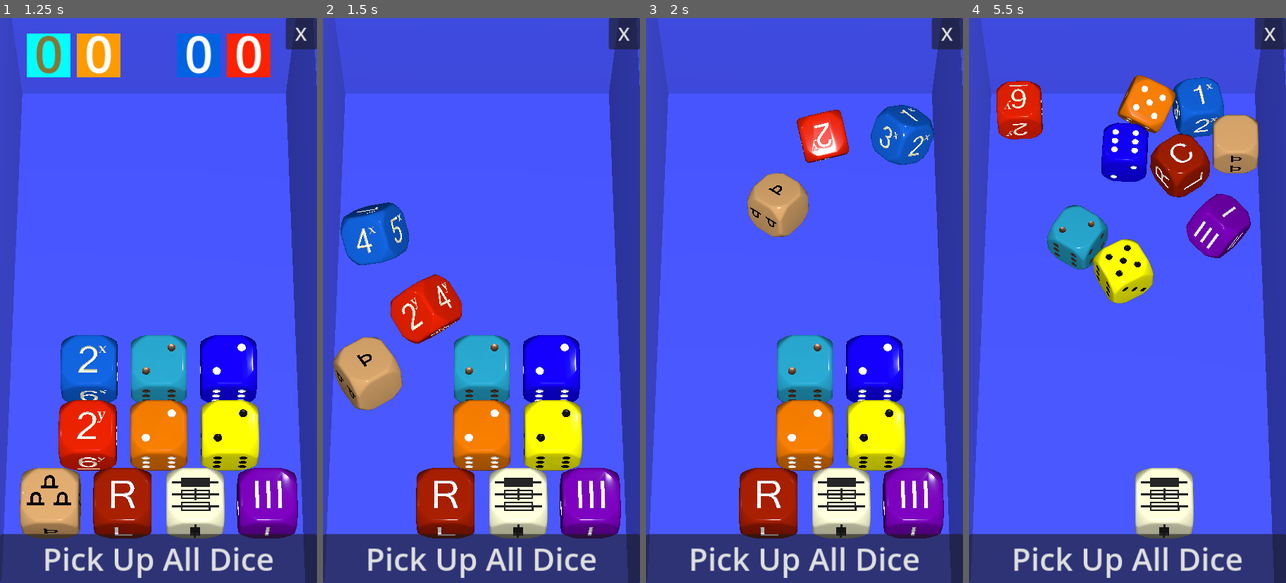
Above: before the commit, frames 1-4 (left to right).
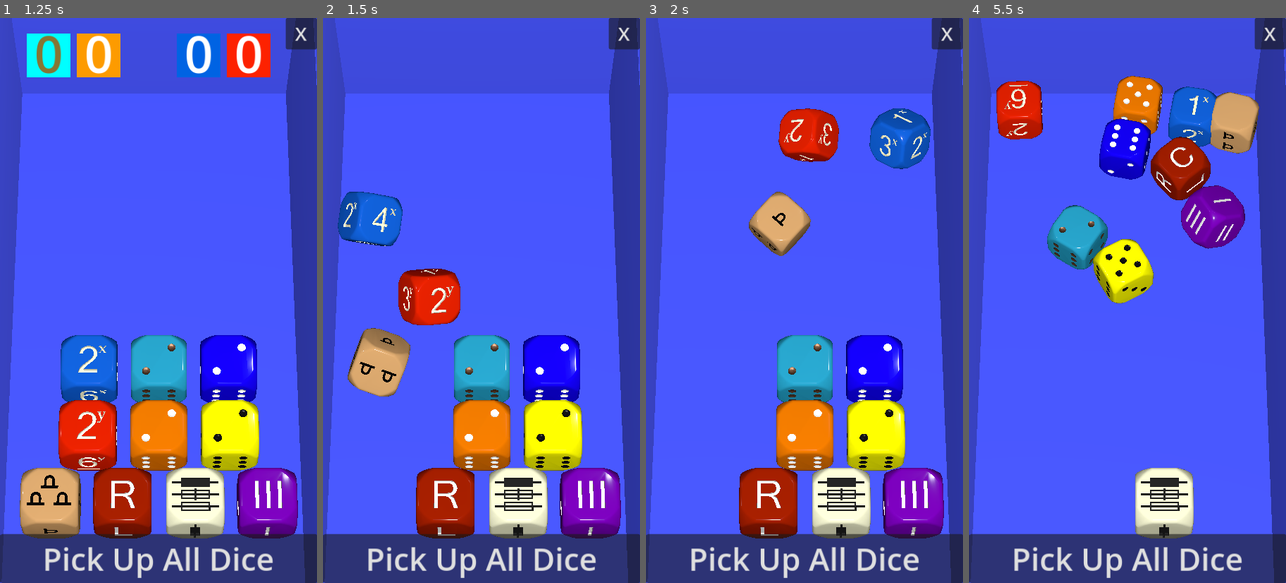
Above: after the commit, the same moments.

Repository: Teufelauto/2D6D-Dice
Game: Godot game, scene res://DiceTrayData/dice_start_menu.tscn
The game is run twice, just before and just after one commit, with the same random seed, the same clock (stepped at 60 frames per second) and the same inputs.
Inputs (mouse positions are in pixels of both pictures, inside the frame that each line leads up to):
- Up to frame 1 (1.25 s): click "Play" at 0.5 s
- Up to frame 2 (1.5 s): click (411, 402) at 1.25 s
- Up to frame 3 (2 s): no input
- Up to frame 4 (5.5 s): click (1127, 402) at 2 s; click (1092, 503) at 2.75 s; click (1197, 368) at 3.5 s; click (1197, 430) at 4.25 s; click (1235, 503) at 5 s

Frame 1 is identical in both runs. In frame 2, 5.7% of the frame differs, in the area x 3-44%, y 30-70%; in frame 3, 4.2%; in frame 4, 5.9%, in the area x 8-92%, y 10-51%.

Commit message:
Rotation Lock Provisions
Disabled through 'return' in lock functions. if locks enabled, won't pick up dice.

Diff:
--- a/DiceTrayData/DiceTray.gd
+++ b/DiceTrayData/DiceTray.gd
@@ -45,7 +45,7 @@
 static var secondary_die_int : int = 0
 static var d3_die_int : int = 0
 
-@export var dice_in_home_position : bool = true
+
 
 signal resize_room_rectangle(x_size,y_size) # report room dimensions to drawing funcion
 signal clear_room_rectangle() # report to make invisible
@@ -113,7 +113,7 @@
 
 
 func _on_die_double_roll_started():
-	dice_in_home_position = false
+
 	_remove_left_dice_scoreboard() # clear the old results
 	if room_size_rolled_doubles_bool:
 		center_result_label.text = ""
@@ -126,27 +126,27 @@
 
 func _on_die_lcr_roll_started():
 	center_result_label.text = ""
-	dice_in_home_position = false
+
 
 
 func _on_die_locked_roll_started():
 	center_result_label.text = ""
-	dice_in_home_position = false
+
 
 
 func _on_die_primary_numbered_roll_started():
 	center_result_label.text = ""
-	dice_in_home_position = false
+
 
 
 func _on_die_secondary_numbered_roll_started():
 	center_result_label.text = ""
-	dice_in_home_position = false
+
 
 
 func _on_die_d_3_roll_started():
 	center_result_label.text = ""
-	dice_in_home_position = false
+
 
 
 
@@ -158,6 +158,8 @@
 			&& room_size_x_roll_int != 6 && room_size_rolled_doubles_bool == false:
 		center_result_label.text = "Doubles!\nRoll Doubles Dice"
 		room_size_rolled_doubles_bool = true
+
+
 
 	resize_room_rectangle.emit(room_size_x_roll_int,room_size_y_roll_int)
 
--- a/DiceTrayData/Die.gd
+++ b/DiceTrayData/Die.gd
@@ -37,22 +37,28 @@
 
 
 
+func _die_rotation_lock():
+	return # don't do it
+	axis_lock_angular_x = true # prevent being knocked over
+	axis_lock_angular_z = true # prevent being knocked over
 
+func _die_rotation_unlock():
+	return #dont do it
+	axis_lock_angular_x = false # prevent being knocked over
+	axis_lock_angular_z = false # prevent being knocked over
 
 
 func _roll():
-
 	# Reset State
+	_die_rotation_unlock()
 	sleeping = false
 	freeze = false
 
 	transform.origin = start_pos
 	linear_velocity = Vector3.ZERO
 	angular_velocity = Vector3.ZERO
-
 	self.set_collision_layer_value( 2, true)
 	self.set_collision_mask_value( 2, true)
-
 
 	# Clear Roll Results
 	roll_started.emit()
@@ -62,7 +68,6 @@
 	transform.basis = Basis(Vector3.UP, randf_range(0, 2* PI)) * transform.basis
 	transform.basis = Basis(Vector3.FORWARD, randf_range(0, 2* PI)) * transform.basis
 
-
 	# Random Throw Impulse  --- Change vector for direction
 	var throw_vector = Vector3(randf_range(-.4, .4), 0, randf_range(-1, -.8)).normalized()
 	angular_velocity = throw_vector * roll_strength * spin_strength
@@ -70,12 +75,12 @@
 	is_rolling = true
 
 
-
 func _on_sleeping_state_changed():
 	if sleeping:
 		var landed_on_side = false
 		for raycast in raycasts:
 			if raycast.is_colliding():
+				_die_rotation_lock()
 				roll_finished.emit(raycast.opposite_side) # INT   Send out the data!
 				is_rolling = false
 				landed_on_side = true
@@ -88,14 +93,14 @@
 func _return_die():
 
 	# Return the dice to home
+	_die_rotation_unlock()
 	set_collision_layer_value( 2, false)
 	set_collision_mask_value( 2, false)
 	linear_velocity = Vector3.ZERO
 	angular_velocity = Vector3.ZERO
-	transform.origin = start_pos
 	freeze = true
 	sleeping = true
-
+	transform.origin = start_pos
 	# Clear Roll Results
 	roll_started.emit()
 
--- a/dice_world.tscn
+++ b/dice_world.tscn
@@ -274,6 +274,7 @@
 size_flags_horizontal = 0
 size_flags_vertical = 0
 mouse_default_cursor_shape = 2
+action_mode = 0
 flat = true
 
 [node name="XYThrowButton2" type="Button" parent="DiceTray/RoomSizeDice"]
@@ -291,6 +292,7 @@
 size_flags_horizontal = 0
 size_flags_vertical = 0
 mouse_default_cursor_shape = 2
+action_mode = 0
 flat = true
 
 [node name="DoublesDice" type="Node3D" parent="DiceTray"]
@@ -324,6 +326,7 @@
 grow_horizontal = 2
 grow_vertical = 2
 mouse_default_cursor_shape = 2
+action_mode = 0
 flat = true
 
 [node name="RoomExitDirectionDie" type="Node3D" parent="DiceTray"]
@@ -348,6 +351,7 @@
 grow_horizontal = 2
 grow_vertical = 2
 mouse_default_cursor_shape = 2
+action_mode = 0
 flat = true
 
 [node name="ExitLockCheckDie" type="Node3D" parent="DiceTray"]
@@ -373,6 +377,7 @@
 grow_horizontal = 2
 grow_vertical = 2
 mouse_default_cursor_shape = 2
+action_mode = 0
 flat = true
 
 [node name="PrimaryDie" type="Node3D" parent="DiceTray"]
@@ -397,6 +402,7 @@
 grow_horizontal = 2
 grow_vertical = 2
 mouse_default_cursor_shape = 2
+action_mode = 0
 flat = true
 
 [node name="SecondaryDie" type="Node3D" parent="DiceTray"]
@@ -421,6 +427,7 @@
 grow_horizontal = 2
 grow_vertical = 2
 mouse_default_cursor_shape = 2
+action_mode = 0
 flat = true
 
 [node name="D3Die" type="Node3D" parent="DiceTray"]
@@ -446,6 +453,7 @@
 grow_horizontal = 2
 grow_vertical = 2
 mouse_default_cursor_shape = 2
+action_mode = 0
 flat = true
 
 [node name="TrayModel" type="Node3D" parent="DiceTray"]
@@ -530,6 +538,7 @@
 grow_horizontal = 2
 grow_vertical = 0
 theme_override_font_sizes/font_size = 50
+action_mode = 0
 text = "Pick Up All Dice"
 
 [node name="PickUpAllDiceButtonHuge" type="Button" parent="DiceTray"]
@@ -545,6 +554,7 @@
 grow_horizontal = 2
 grow_vertical = 0
 theme_override_font_sizes/font_size = 50
+action_mode = 0
 flat = true
 
 [node name="CamNLights" type="Node" parent="."]
